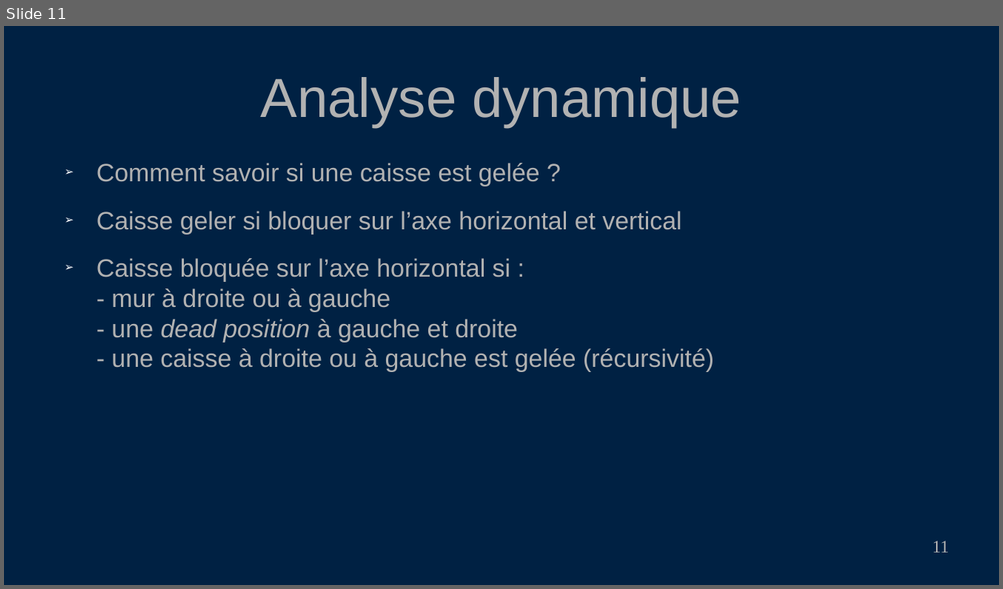
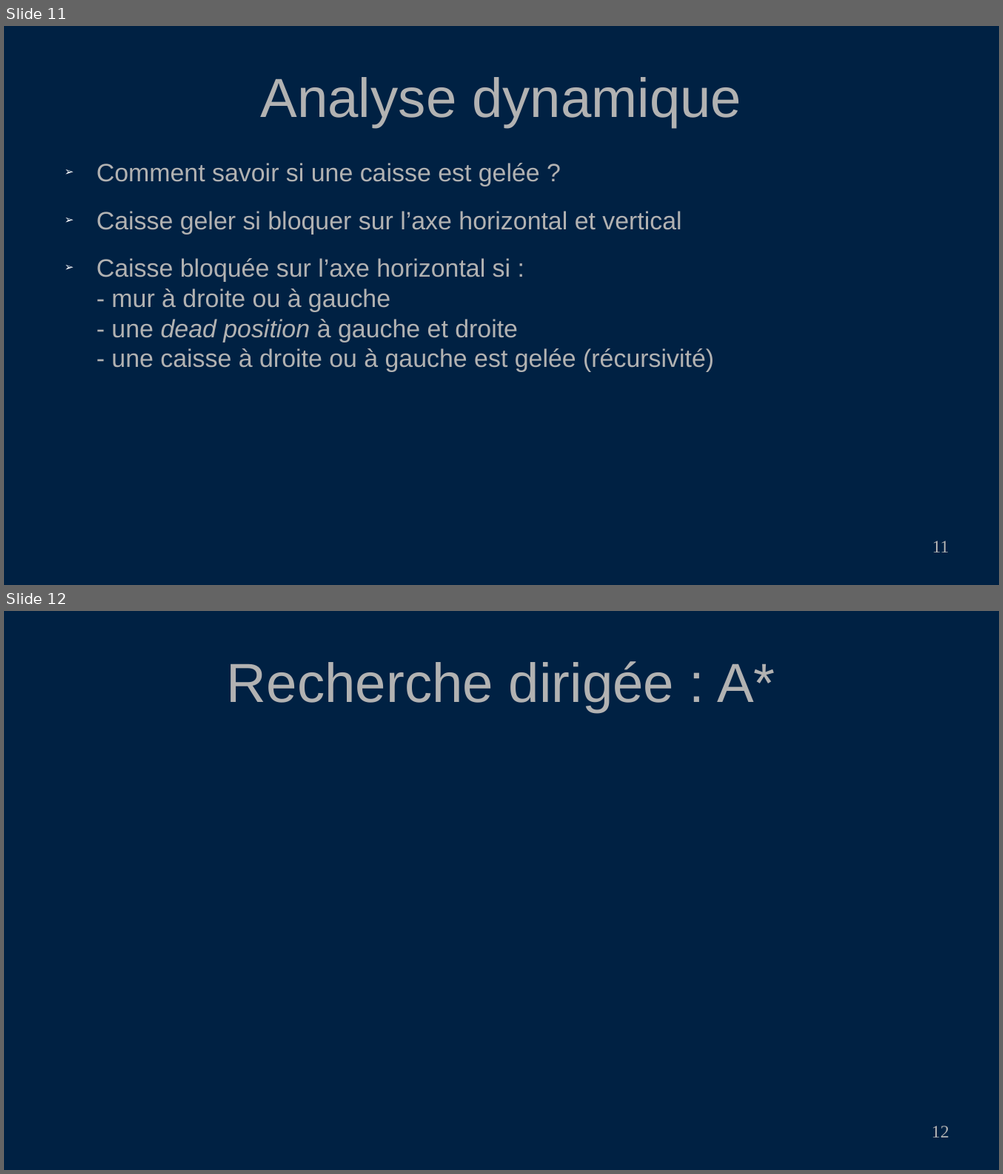
Before and after one commit to PoulpoGaz/sokoshell, a slide deck: documents/presentation.odp. Shown one above the other, each under a label of ours: slide 11 before the commit, slides 11 and 12 after it. The pictures are 1003x589 and 1003x1174 pixels, drawn with LibreOffice and Linux fonts; fonts in the diff are those of the drawing. Boxes give left, top, right and bottom in pixels: in the first picture for what was removed or moved away, otherwise in the second. Text is boxed around its words. In the diff, an @@ line names an element or a change of style, - is before the commit and + after.

```diff
--- a/documents/presentation.odp
+++ b/documents/presentation.odp
@@ slide 12 added at (4, 611, 999, 1170), background #002143 @@
@@ title added at (227, 661, 775, 712), 44 pt, text #B2B2B2 @@
+Recherche dirigée : A*
@@ page number added at (931, 1126, 949, 1138), 14 pt, text #B2B2B2 @@
+12
```
Also in this commit, not shown: 2 slides changed, 2 other slides added, 3 slides removed, 12 other files.
